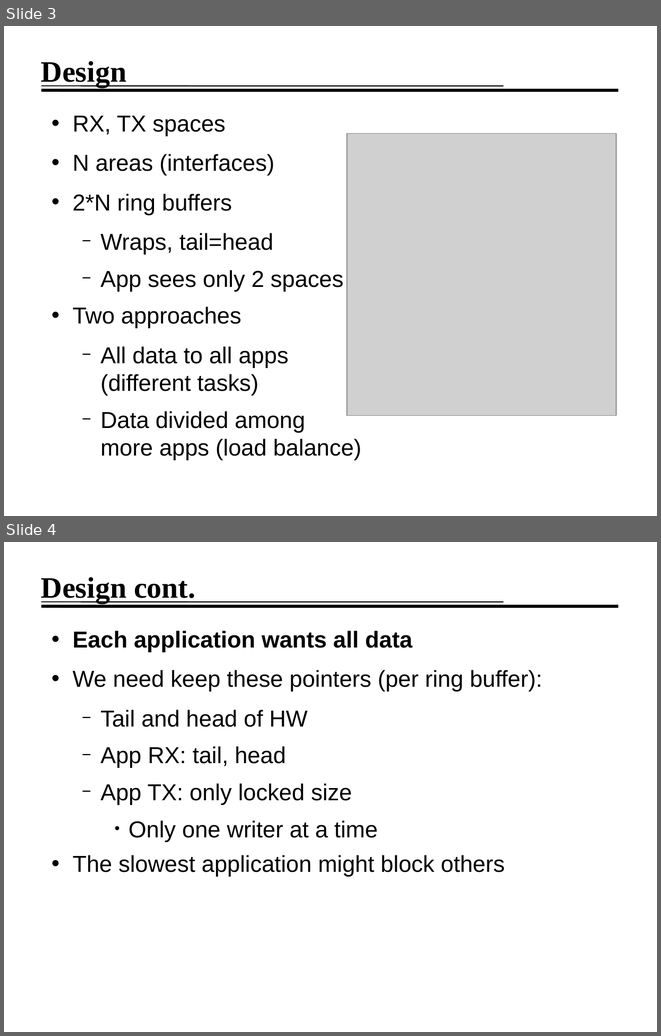
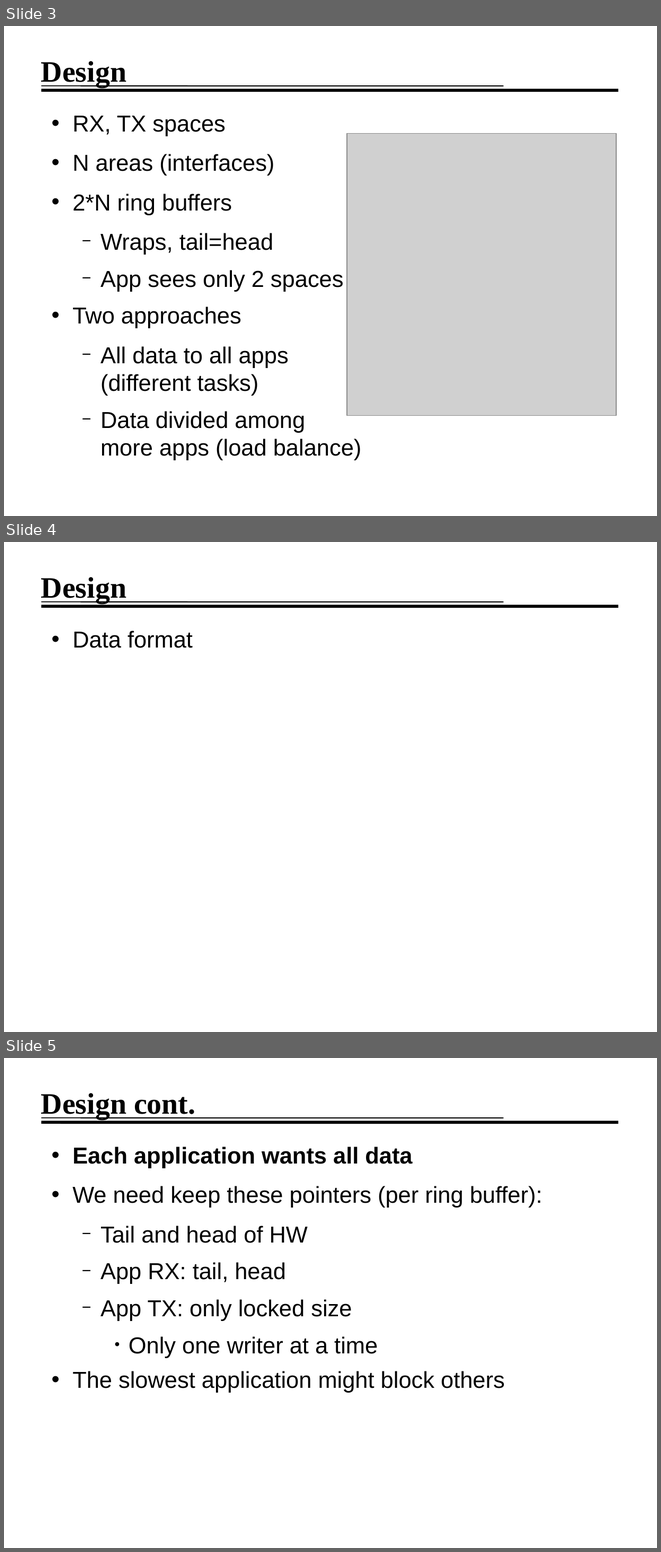
Before and after one commit to jirislaby/writings, a slide deck: presentation/seminar.odp. Shown one above the other, each under a label of ours: slides 3 and 4 before the commit, slides 3, 4 and 5 after it. The pictures are 661x1036 and 661x1552 pixels, drawn with LibreOffice and Linux fonts; fonts in the diff are those of the drawing; grey boxes stand for pictures; background and template pictures are left out. Boxes give left, top, right and bottom in pixels: in the first picture for what was removed or moved away, otherwise in the second. Text is boxed around its words. In the diff, an @@ line names an element or a change of style, - is before the commit and + after.

```diff
--- a/presentation/seminar.odp
+++ b/presentation/seminar.odp
@@ slide 4 added at box(4, 542, 657, 1032), background #FFFFFF; not listed: 2 template elements that a slide beside it also shows @@
@@ title added at box(41, 577, 126, 603), 36 pt, text #000000, bold @@
+Design
@@ text added at box(72, 631, 193, 648), 28 pt, text #000000 @@
+• Data format
@@ what was slide 4 is now slide 5 @@
```
Also in this commit, not shown: 1 slide changed, 1 other slide added, 1 other file.
